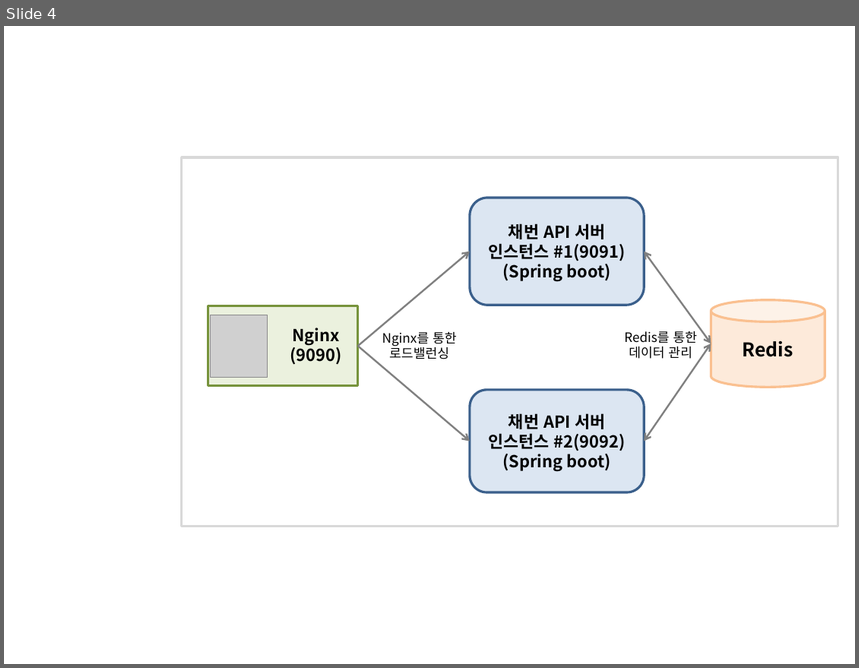
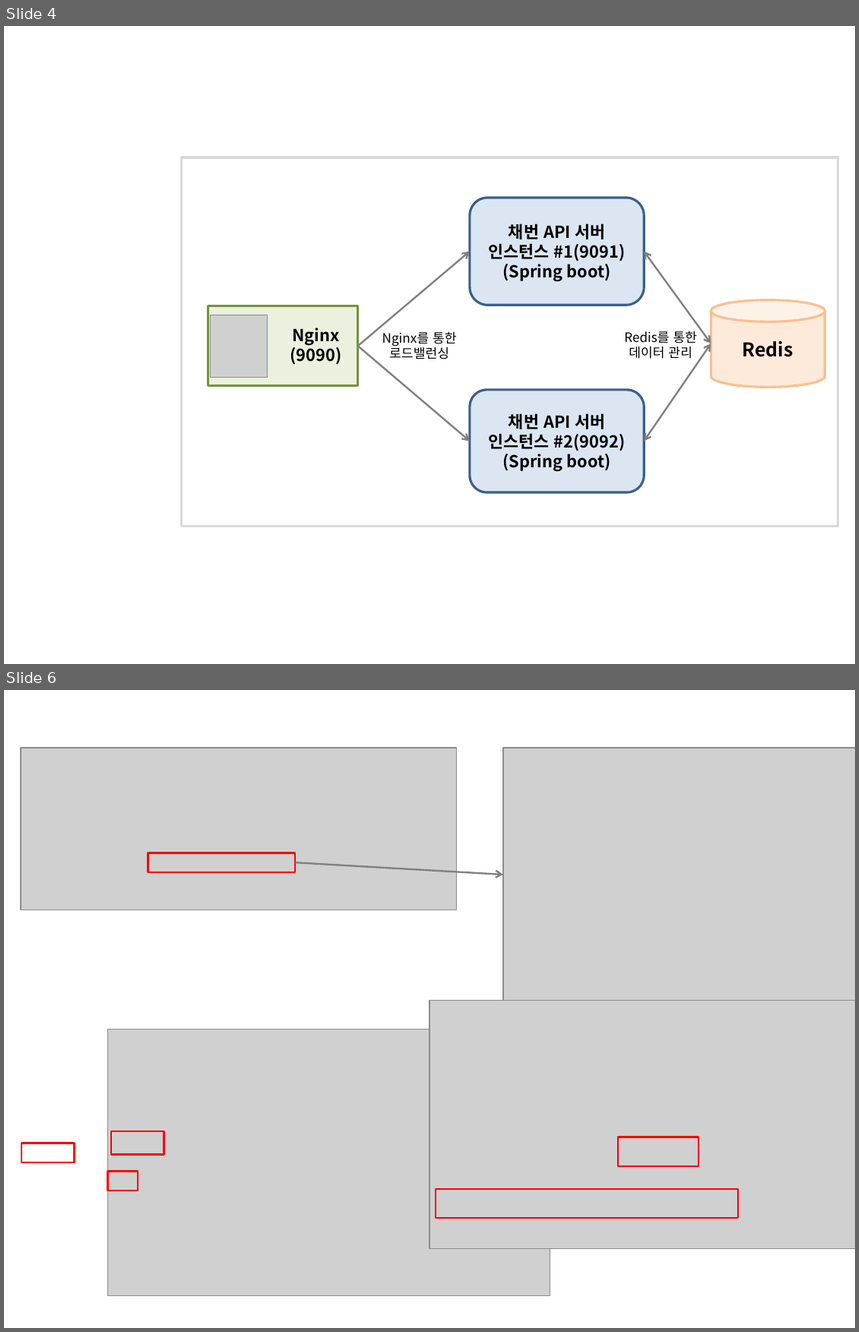
Before and after one commit to ohyes7love/work, a slide deck: restSeqApi/work/이미지.pptx. Shown one above the other, each under a label of ours: slide 4 before the commit, slides 4 and 6 after it; the slides between them are not shown. The pictures are 859x668 and 859x1332 pixels, drawn with LibreOffice and Linux fonts; fonts in the diff are those of the drawing; grey boxes stand for pictures. Boxes give left, top, right and bottom in pixels: in the first picture for what was removed or moved away, otherwise in the second. Text is boxed around its words. In the diff, an @@ line names an element or a change of style, - is before the commit and + after.

```diff
--- a/restSeqApi/work/이미지.pptx
+++ b/restSeqApi/work/이미지.pptx
@@ slide 6 added at (4, 690, 855, 1328), background #FFFFFF @@
@@ picture added at (21, 748, 457, 910) @@
@@ picture added at (503, 748, 855, 1002) @@
@@ rectangle added at (148, 853, 295, 872), outline #FF0000 1.5 pt @@
@@ arrow added from (295, 863) to (503, 875), #808080 1.5 pt @@
@@ picture added at (430, 1001, 855, 1249) @@
@@ picture added at (108, 1030, 550, 1296) @@
@@ rectangle added at (22, 1143, 75, 1163), outline #FF0000 1.5 pt @@
@@ rectangle added at (111, 1132, 164, 1156), outline #FF0000 1.5 pt @@
@@ rectangle added at (619, 1138, 699, 1167), outline #FF0000 1.5 pt @@
@@ rectangle added at (108, 1172, 138, 1192), outline #FF0000 1.5 pt @@
@@ rectangle added at (436, 1189, 737, 1217), outline #FF0000 1.5 pt @@
```
Also in this commit, not shown: 1 slide changed, 6 other slides added.
